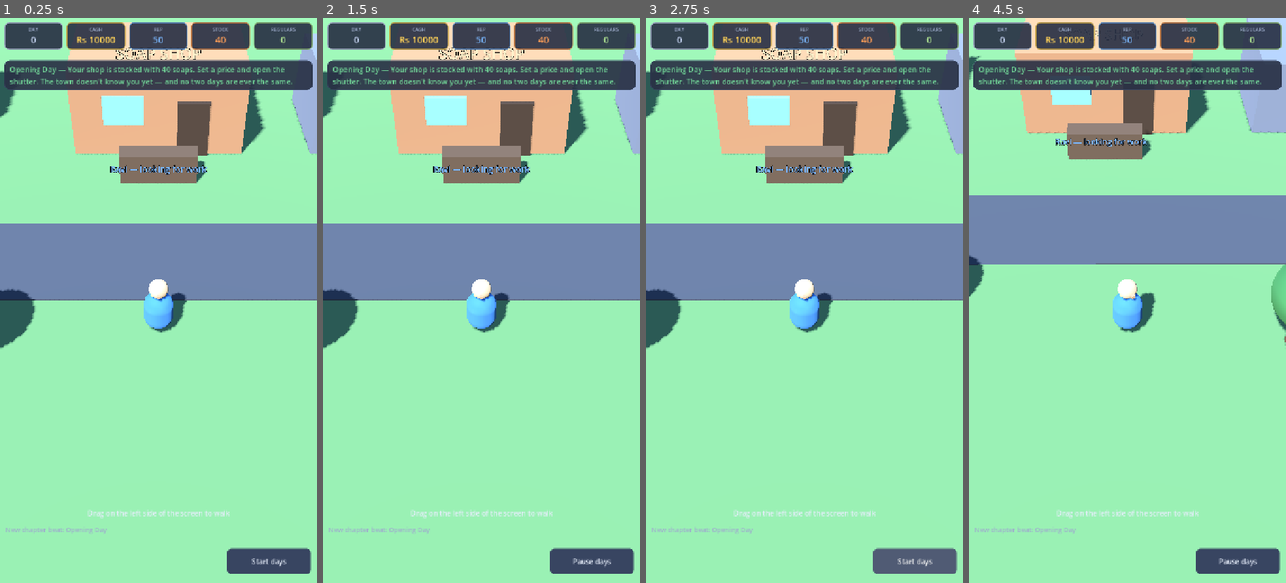
Above: before the commit, frames 1-4 (left to right).
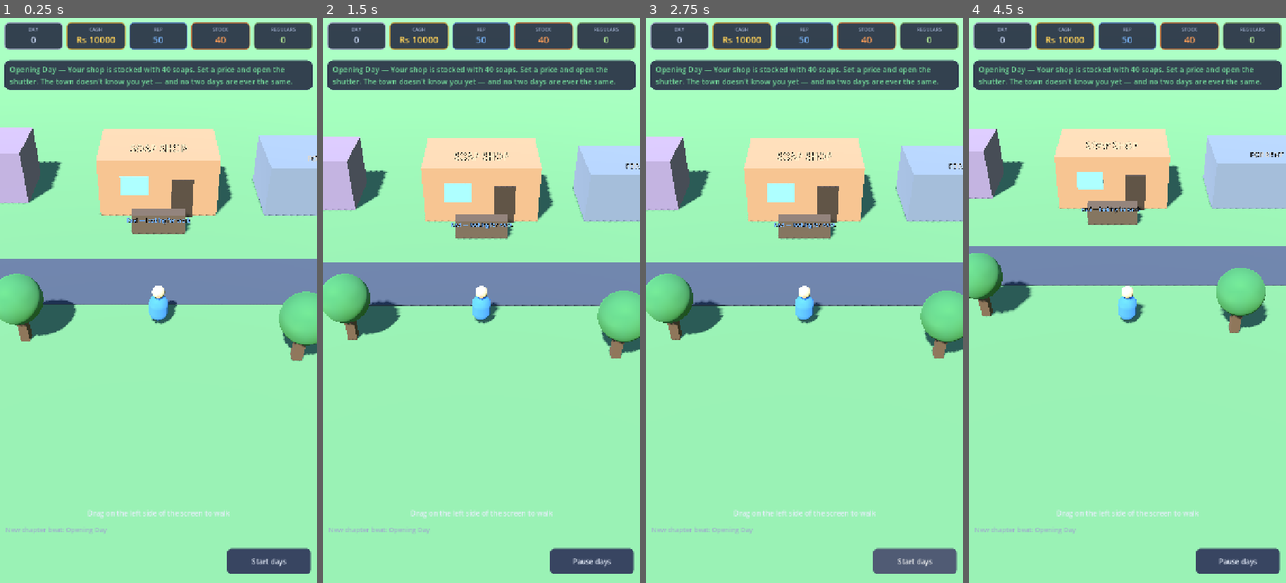
Above: after the commit, the same moments.

Repository: vikashamitian-claude/townbiz
Game: Godot game, scene res://scenes/Town3D.tscn
The game is run twice, just before and just after one commit, with the same random seed, the same clock (stepped at 60 frames per second) and the same inputs.
Inputs (mouse positions are in pixels of both pictures, inside the frame that each line leads up to):
- Up to frame 1 (0.25 s): no input
- Up to frame 2 (1.5 s): click "Start days" at 0.5 s; move the mouse to (551, 272) at 1.27 s; click (551, 272) at 1.42 s
- Up to frame 3 (2.75 s): click "Pause days" at 2 s
- Up to frame 4 (4.5 s): click "Start days" at 2.75 s; drag from (1064, 328) to (1111, 413) at 3.52 s; move the mouse to (1159, 176) at 4.27 s; click (1159, 176) at 4.42 s

The runs differ from the first frame. In frame 1, 29% of the frame differs, in the area x 0-100%, y 0-61%; in frame 2, 30%; in frame 3, 30%; in frame 4, 32%, in the area x 0-100%, y 0-58%.

Commit message:
Fix ground-edge seam and pull camera back for a wider view
On-device screenshot showed a hard flat-color band where the 44x44 ground
plane ended and the procedural sky's ground-hemisphere color showed through
at the camera's downward angle. Enlarged the ground to 200x200 (well past
the player's walk bound of 20) so its edge is never in frame, and blended
the sky's ground colors closer to the grass tone as a backstop. Also pulled
the follow camera back slightly (13,15 vs 11,9) and widened FOV a touch so
the shop doesn't dominate the whole screen at close range.

View-layer only, no sim changes.

Diff:
--- a/scripts/world3d/Town3D.gd
+++ b/scripts/world3d/Town3D.gd
@@ -120,7 +120,7 @@
 
 func _process(delta: float) -> void:
 	# Follow camera (fixed angle, smooth)
-	var target: Vector3 = player.global_position + Vector3(0, 11, 9)
+	var target: Vector3 = player.global_position + Vector3(0, 13, 15)
 	cam.global_position = cam.global_position.lerp(target, minf(6.0 * delta, 1.0))
 	cam.look_at(player.global_position + Vector3(0, 1, 0))
 
@@ -146,8 +146,8 @@
 	var sky_mat := ProceduralSkyMaterial.new()
 	sky_mat.sky_top_color = Color(0.35, 0.55, 0.85)
 	sky_mat.sky_horizon_color = Color(0.78, 0.82, 0.88)
-	sky_mat.ground_bottom_color = Color(0.30, 0.35, 0.30)
-	sky_mat.ground_horizon_color = Color(0.62, 0.66, 0.62)
+	sky_mat.ground_bottom_color = Color(0.40, 0.56, 0.35)
+	sky_mat.ground_horizon_color = Color(0.60, 0.72, 0.58)
 	sky.sky_material = sky_mat
 	e.sky = sky
 	e.ambient_light_source = Environment.AMBIENT_SOURCE_SKY
@@ -162,12 +162,12 @@
 	add_child(sun)
 
 	cam = Camera3D.new()
-	cam.position = Vector3(0, 11, 13)
-	cam.fov = 55.0
+	cam.position = Vector3(0, 13, 15)
+	cam.fov = 60.0
 	add_child(cam)
 
-	# Ground
-	_static_box(Vector3(0, -0.25, 0), Vector3(44, 0.5, 44), Color(0.45, 0.62, 0.38))
+	# Ground (oversized well past the walkable BOUND so its edge is never in frame)
+	_static_box(Vector3(0, -0.25, 0), Vector3(200, 0.5, 200), Color(0.45, 0.62, 0.38))
 	# Road (visual strip, no collider needed)
 	_visual_box(Vector3(0, 0.02, 1.5), Vector3(40, 0.04, 3.2), Color(0.32, 0.33, 0.36))
 
